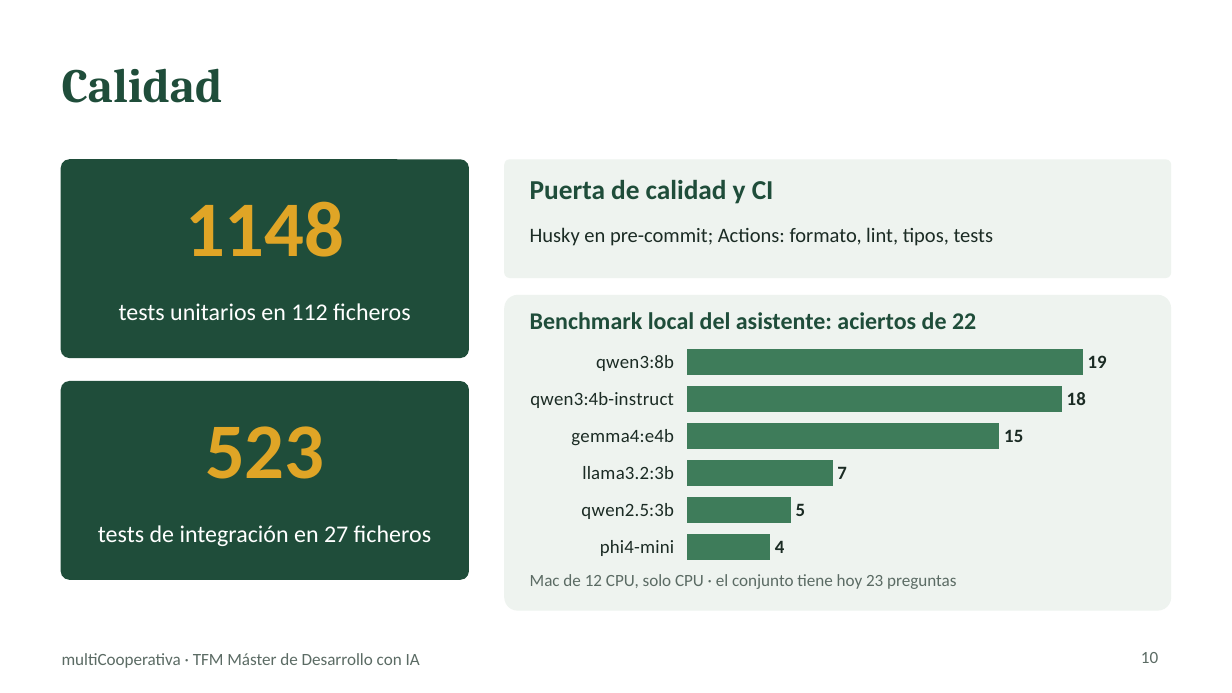
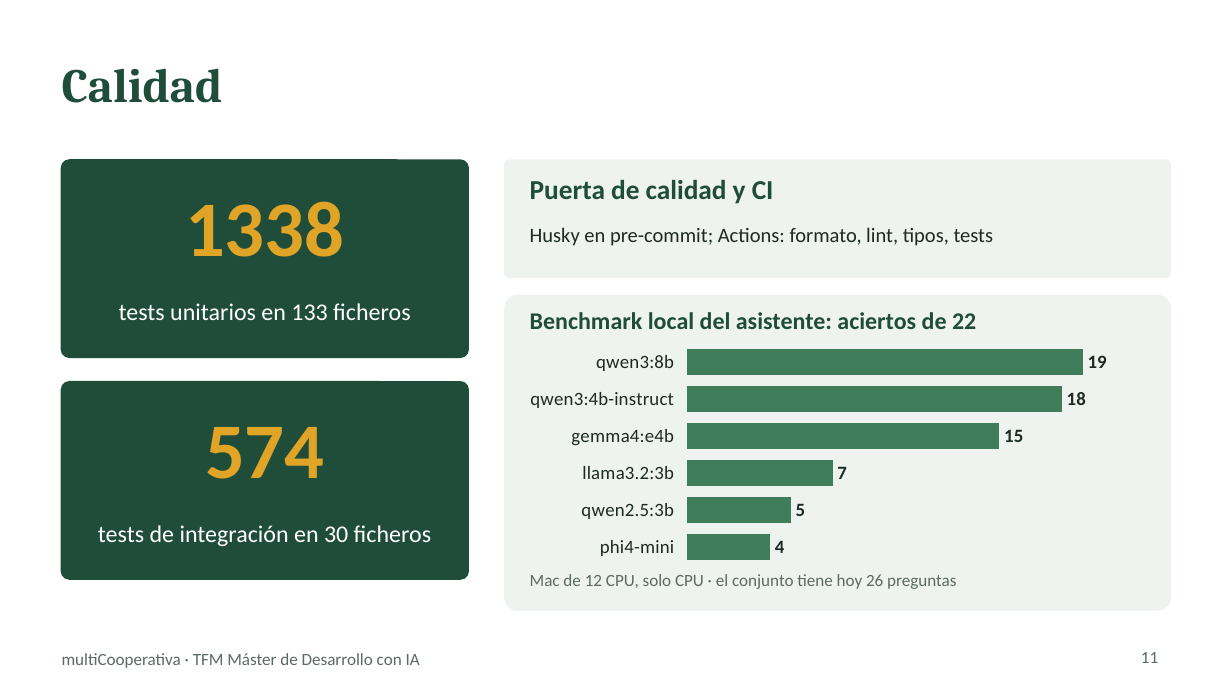
Before and after one commit to chaparro2001/multiCooperativa, a slide deck: slide 11 of docs/slides/multicooperativa-tfm.pptx (slide 10 before the commit). Drawn at 1232x693 pixels with LibreOffice and Linux fonts; fonts in the diff are those of the drawing. Boxes give left, top, right and bottom in pixels: in the first picture for what was removed or moved away, otherwise in the second. Text is boxed around its words. In the diff, an @@ line names an element or a change of style, - is before the commit and + after.

```diff
--- a/docs/slides/multicooperativa-tfm.pptx
+++ b/docs/slides/multicooperativa-tfm.pptx
@@ text at [185,201,344,257]: text changed @@
-1148
+1338
@@ text at [119,303,410,320]: text changed @@
-tests unitarios en 112 ficheros
+tests unitarios en 133 ficheros
@@ text at [205,427,324,479]: text changed @@
-523
+574
@@ text at [98,525,431,546]: text changed @@
-tests de integración en 27 ficheros
+tests de integración en 30 ficheros
@@ text at [530,574,956,589]: text changed @@
-Mac de 12 CPU, solo CPU · el conjunto tiene hoy 23 preguntas
+Mac de 12 CPU, solo CPU · el conjunto tiene hoy 26 preguntas
@@ page number at [1141,652,1158,663]: text changed @@
-10
+11
```
Also in this commit, not shown: 6 other slides changed, 1 slide added, 2 other files.
